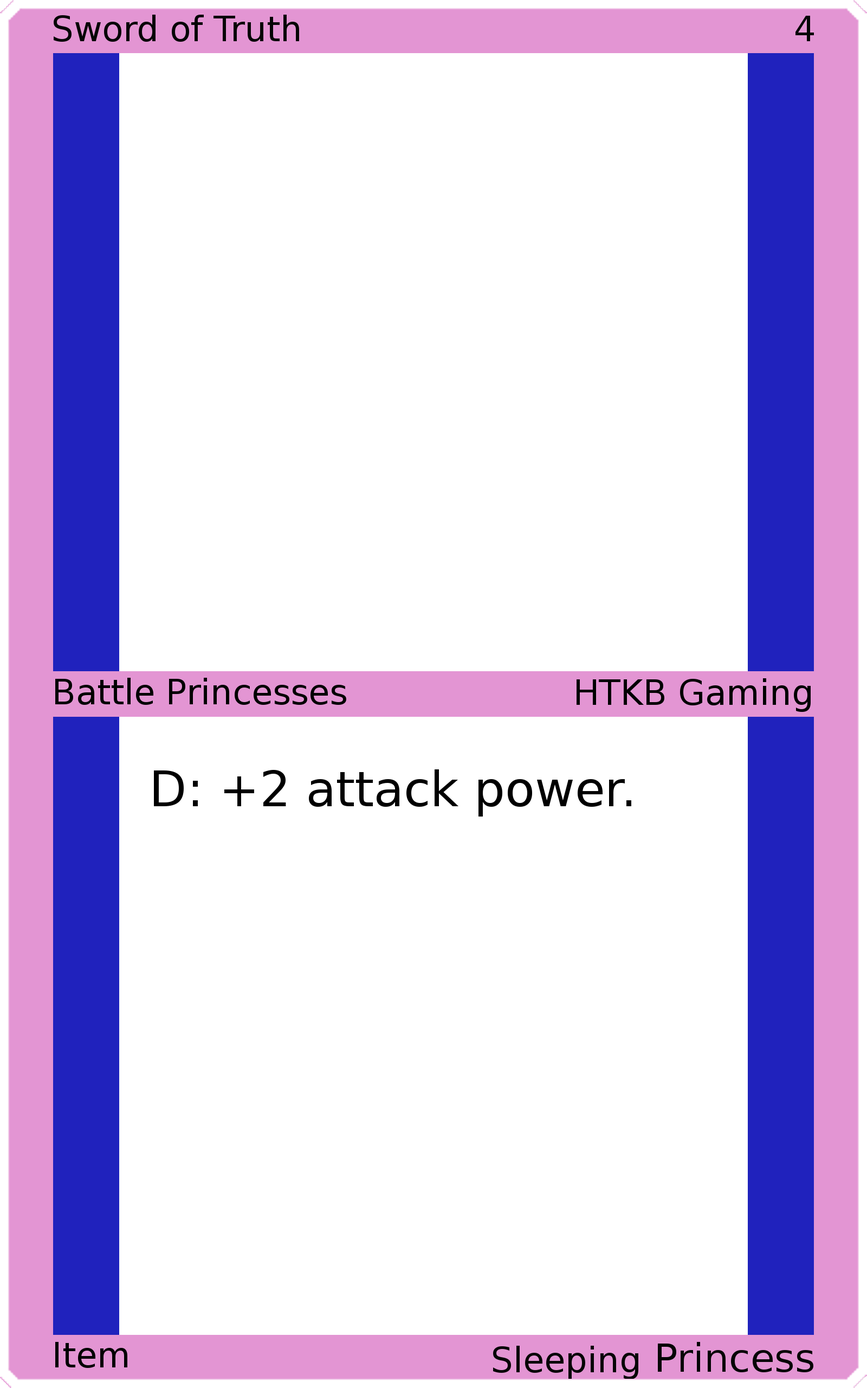
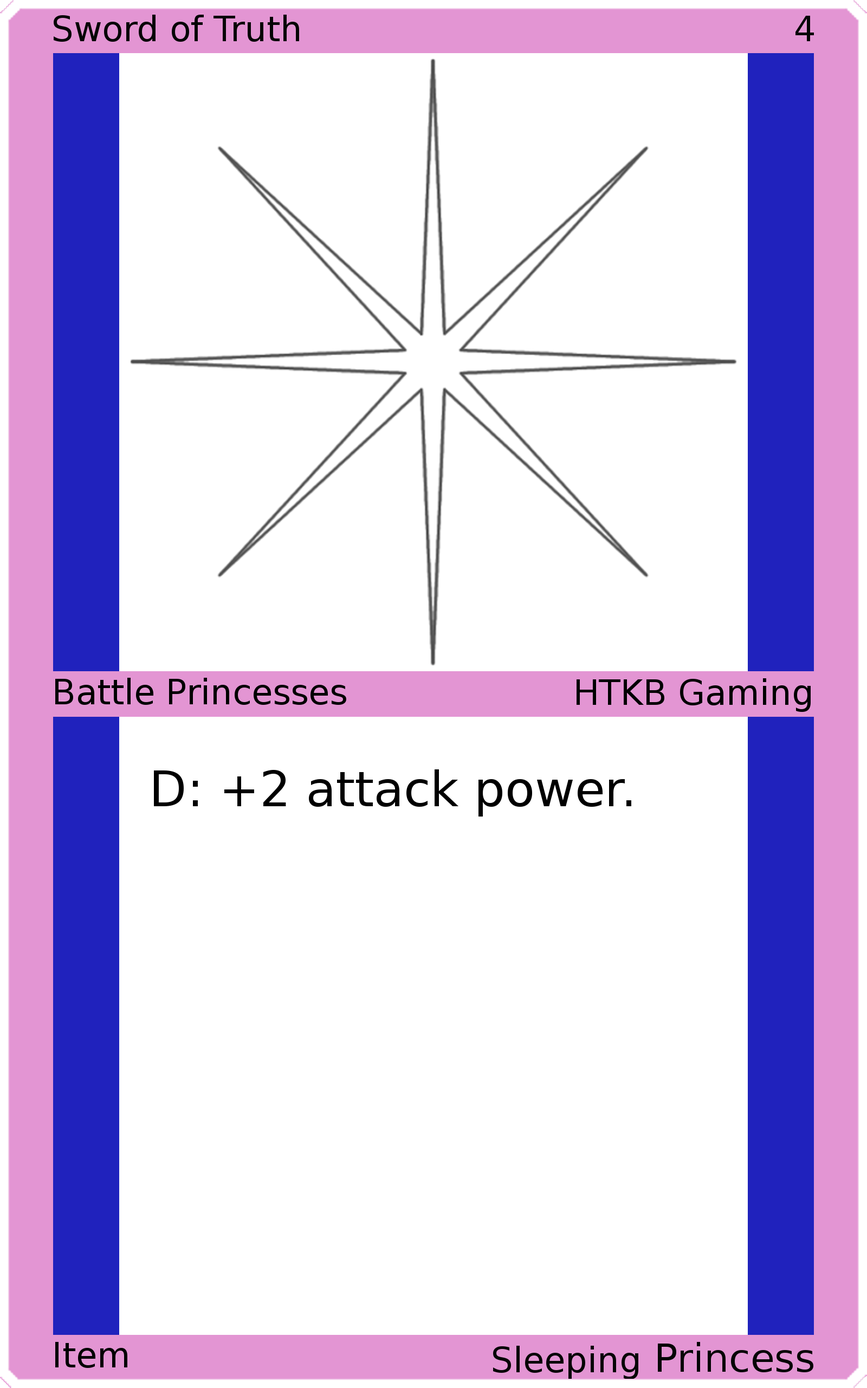
Layer changes from the first 867 × 1388 image to the second:
added layer "Art" above "Top Background" over [129, 57, 738, 666]
